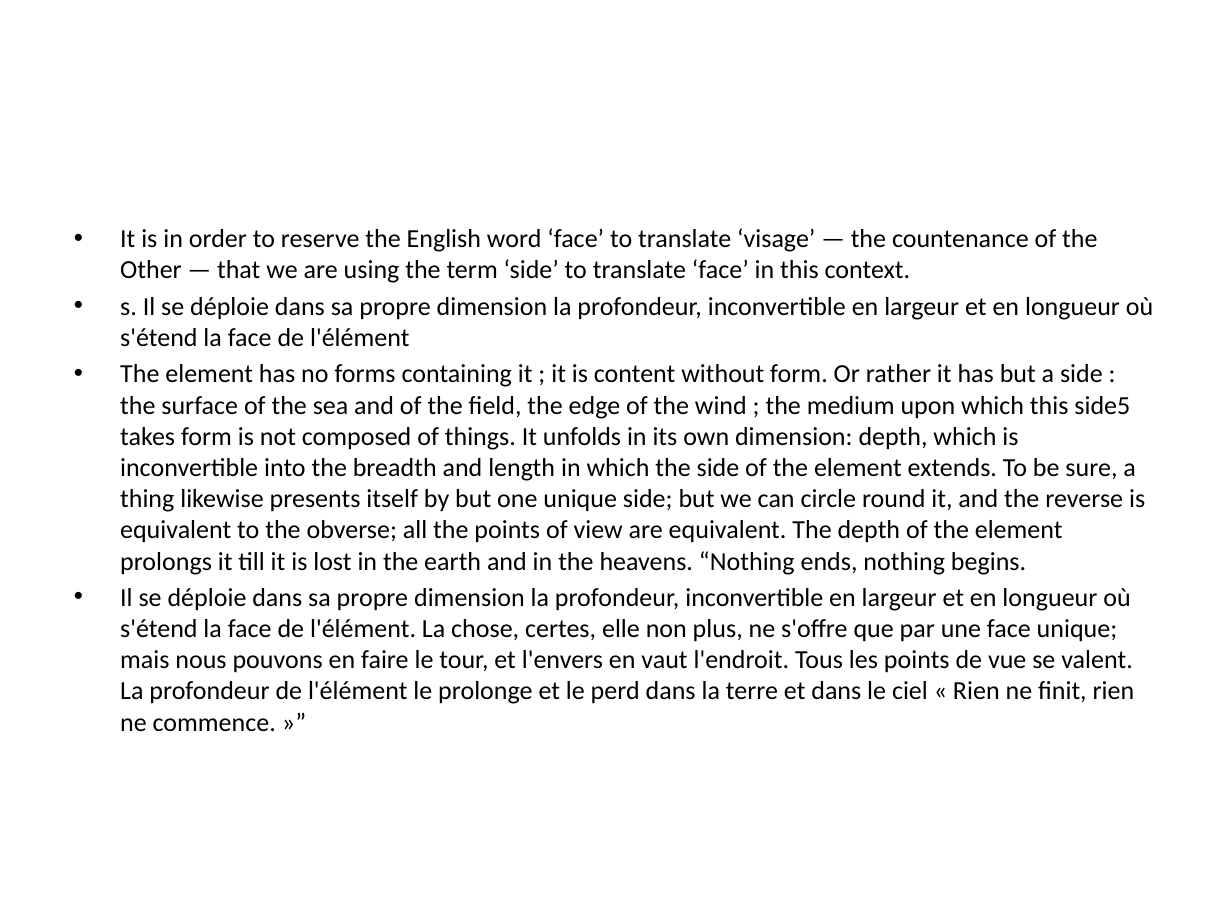
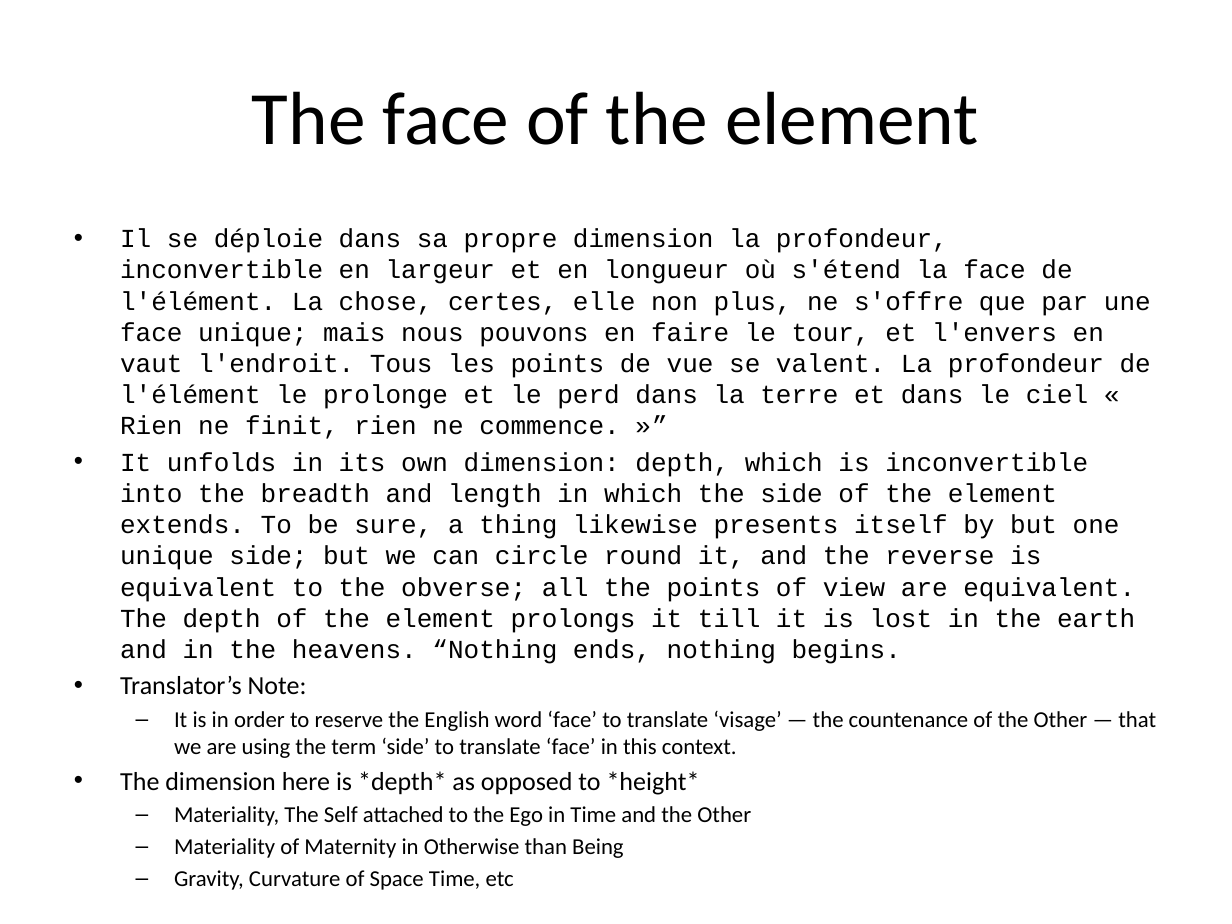
Before and after one commit to mcverter/Dissertation, a slide deck: slide 5 of work/00_NEWEST/KaunsasSol/KaunsasPresentation.pptx (slide 4 before the commit). Drawn at 1232x924 pixels with LibreOffice and Linux fonts; fonts in the diff are those of the drawing. Boxes give left, top, right and bottom in pixels: in the first picture for what was removed or moved away, otherwise in the second. Text is boxed around its words. In the diff, an @@ line names an element or a change of style, - is before the commit and + after.

Commit message:
updating presentation

```diff
--- a/work/00_NEWEST/KaunsasSol/KaunsasPresentation.pptx
+++ b/work/00_NEWEST/KaunsasSol/KaunsasPresentation.pptx
@@ title added at [252, 91, 979, 145], 44 pt, text #000000 @@
+The face of the element
@@ text at [120, 228, 1151, 695]: paragraphs added @@
+• Il se déploie dans sa propre dimension la profondeur, inconvertible en largeur et en longueur où s'étend la face de l'élément. La chose, certes, elle non plus, ne s'offre que par une face unique; mais nous pouvons en faire le tour, et l'envers en vaut l'endroit. Tous les points de vue se valent. La profondeur de l'élément le prolonge et le perd dans la terre et dans le ciel « Rien ne finit, rien ne commence. »”
+• It unfolds in its own dimension: depth, which is inconvertible into the breadth and length in which the side of the element extends. To be sure, a thing likewise presents itself by but one unique side; but we can circle round it, and the reverse is equivalent to the obverse; all the points of view are equivalent. The depth of the element prolongs it till it is lost in the earth and in the heavens. “Nothing ends, nothing begins.
+• Translator’s Note:
@@ text at [174, 711, 1156, 758]: size 15.2 to 13.3 pt in "It is in order to reserve the ..."; bullet • to –; list level 1 to 2 in "It is in order to ..." @@
@@ text at [120, 771, 751, 826]: text changed; size 15.2 to 13.3 pt @@
-• s. Il se déploie dans sa propre dimension la profondeur, inconvertible en largeur et en longueur où s'étend la face de l'élément
-• The element has no forms containing it ; it is content without form. Or rather it has but a side : the surface of the sea and of the field, the edge of the wind ; the medium upon which this side5 takes form is not composed of things. It unfolds in its own dimension: depth, which is inconvertible into the breadth and length in which the side of the element extends. To be sure, a thing likewise presents itself by but one unique side; but we can circle round it, and the reverse is equivalent to the obverse; all the points of view are equivalent. The depth of the element prolongs it till it is lost in the earth and in the heavens. “Nothing ends, nothing begins.
-• Il se déploie dans sa propre dimension la profondeur, inconvertible en largeur et en longueur où s'étend la face de l'élément. La chose, certes, elle non plus, ne s'offre que par une face unique; mais nous pouvons en faire le tour, et l'envers en vaut l'endroit. Tous les points de vue se valent. La profondeur de l'élément le prolonge et le perd dans la terre et dans le ciel « Rien ne finit, rien ne commence. »”
+• The dimension here is *depth* as opposed to *height*
+  – Materiality, The Self attached to the Ego in Time and the Other
+  – Materiality of Maternity in Otherwise than Being
+  – Gravity, Curvature of Space Time, etc
```
Also in this commit, not shown: 2 other slides changed, 3 slides added, 1 slide removed, 1 other file.
